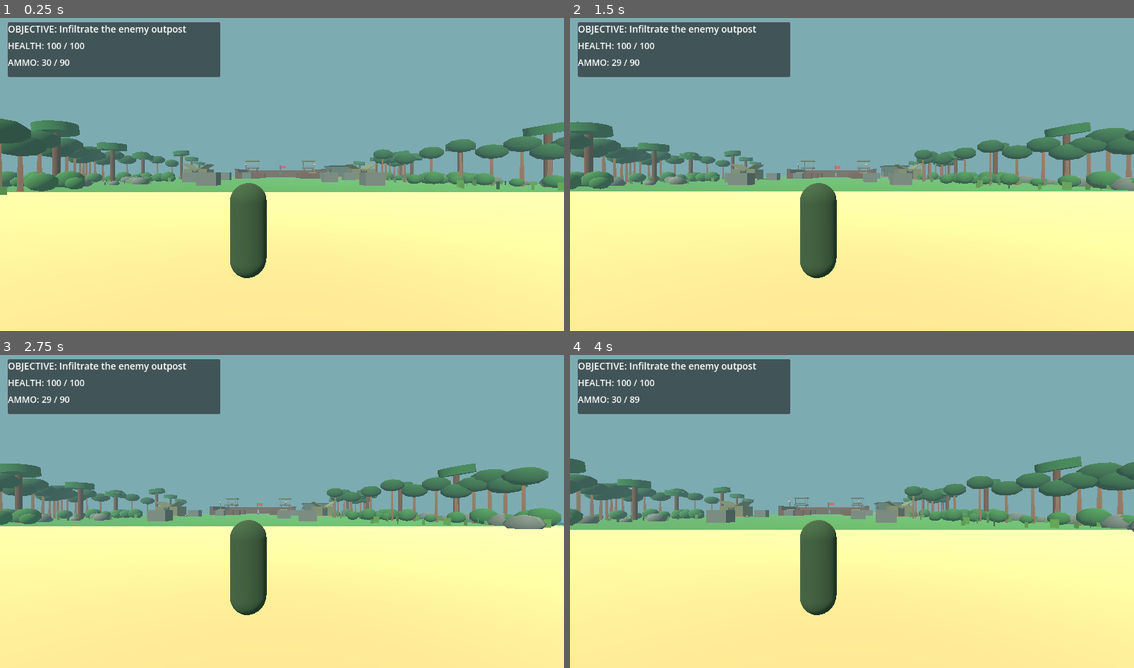
Above: before the commit, frames 1-4 (two rows, left to right).
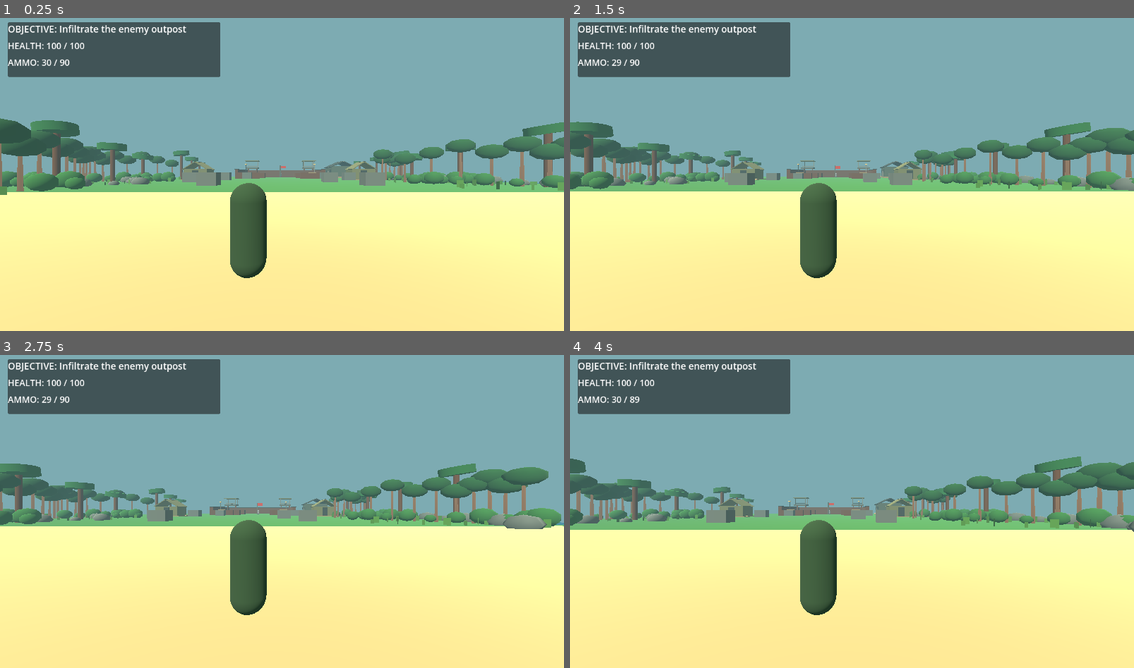
Above: after the commit, the same moments.

Repository: gauravprajapat-23/commando-assesian
Game: Godot game, scene res://scenes/main.tscn
The game is run twice, just before and just after one commit, with the same random seed, the same clock (stepped at 60 frames per second) and the same inputs.
Inputs (mouse positions are in pixels of both pictures, inside the frame that each line leads up to):
- Up to frame 1 (0.25 s): no input
- Up to frame 2 (1.5 s): tap Enter at 0.5 s; move the mouse to (976, 155) at 0.52 s; hold D 0.53-1.28 s; hold Shift 0.53-1.28 s; click (976, 155) at 0.67 s; tap Space at 0.77 s; move the mouse to (739, 187) at 1.27 s; hold S from 1.28 s (still down); tap Ctrl at 1.35 s
- Up to frame 3 (2.75 s): tap Space at 1.52 s; move the mouse to (338, 439) at 2.02 s; release S at 2.03 s; hold D from 2.03 s (still down); hold R from 2.03 s (still down)
- Up to frame 4 (4 s): move the mouse to (823, 574) at 2.77 s; release D at 2.78 s; release R at 2.78 s; hold W 2.78-3.53 s; tap Shift at 2.85 s; click (823, 574) at 2.92 s; tap Space at 3.02, 3.77 s; move the mouse to (1021, 558) at 3.52 s; hold A from 3.53 s (still down); hold Ctrl from 3.53 s (still down)

The runs differ from the first frame. In frame 1, 0.2% of the frame differs, in the area x 32-67%, y 45-50%; in frame 2, 0.2%; in frame 3, 0.2%; in frame 4, 0.2%.

Commit message:
Correct inward tent roof pitch and add aligned gabled barracks roof

Diff:
--- a/scripts/world/military_compound.gd
+++ b/scripts/world/military_compound.gd
@@ -65,10 +65,13 @@
 	var prefix := "West" if side < 0 else "East"
 	_part(prefix + "TentDeck", Vector3(x, 0.12, -18), Vector3(7.6, 0.24, 6.4), SAND)
 	_part(prefix + "TentBody", Vector3(x, 1.6, -18), Vector3(6.4, 2.8, 5.4), CANVAS)
-	var roof_l := _part(prefix + "TentRoofL", Vector3(x - 1.62, 3.35, -18), Vector3(4.0, 0.20, 6.0), CANVAS)
-	roof_l.rotation.z = -0.55
-	var roof_r := _part(prefix + "TentRoofR", Vector3(x + 1.62, 3.35, -18), Vector3(4.0, 0.20, 6.0), CANVAS)
-	roof_r.rotation.z = 0.55
+	# Correct A-frame: both inner edges meet at the high ridge while
+	# the outer edges slope down over the tent body. Previously reversed.
+	var roof_l := _part(prefix + "TentRoofL", Vector3(x - 1.62, 3.98, -18), Vector3(4.0, 0.20, 6.3), CANVAS)
+	roof_l.rotation.z = 0.55
+	var roof_r := _part(prefix + "TentRoofR", Vector3(x + 1.62, 3.98, -18), Vector3(4.0, 0.20, 6.3), CANVAS)
+	roof_r.rotation.z = -0.55
+	_part(prefix + "TentRidgeCap", Vector3(x, 4.98, -18), Vector3(0.35, 0.16, 6.45), TRIM)
 	_part(prefix + "TentEntrance", Vector3(x, 1.5, -15.26), Vector3(1.6, 2.5, 0.10), TRIM)
 	for dz in [-2.6, 2.6]:
 		for dx in [-3.1, 3.1]:
@@ -78,7 +81,12 @@
 	# Exterior barracks, beyond east wall (wall occupies x~15), no new walls in combat yard.
 	_part("BarracksFoundation", Vector3(24.5, 0.22, -45), Vector3(10.0, 0.44, 12.0), SAND)
 	_part("BarracksBuilding", Vector3(24.5, 2.45, -45), Vector3(9.0, 4.1, 11.0), WALL)
-	_part("BarracksRoof", Vector3(24.5, 4.65, -45), Vector3(10.0, 0.36, 12.0), TRIM)
+	# Pitched gable roof with a centered ridge (not a flat floating slab).
+	var left_roof := _part("BarracksRoof", Vector3(22.05, 5.31, -45), Vector3(5.65, 0.28, 12.2), TRIM)
+	left_roof.rotation.z = 0.43
+	var right_roof := _part("BarracksRoofRight", Vector3(26.95, 5.31, -45), Vector3(5.65, 0.28, 12.2), TRIM)
+	right_roof.rotation.z = -0.43
+	_part("BarracksRidgeCap", Vector3(24.5, 6.45, -45), Vector3(0.38, 0.19, 12.4), STEEL)
 	_part("BarracksDoor", Vector3(19.94, 1.5, -45), Vector3(0.13, 2.7, 1.6), STEEL)
 	for z in [-48.4, -41.6]:
 		_part("BarracksWindow_" + str(z), Vector3(19.9, 2.65, z), Vector3(0.14, 1.0, 1.9), TRIM)
